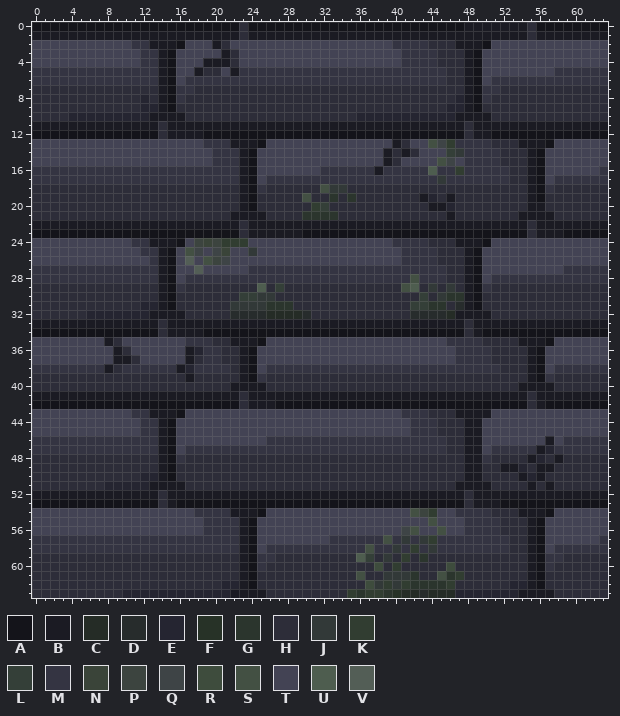
Two states of a pixel-art sprite, Mapping/Textures/Bricks.png. Above is the file before it was changed.
The file is 64x64 pixels. Colours within 5 levels of each other are drawn and written as one.
Palette (. is transparent): A #14141a  B #1b1b23  C #252c26  D #272c2c  E #252531  F #273227  G #2b352d  H #2d2d39  J #323938  K #313d31  L #343f38  M #343442  N #3a4439  P #3c443f  Q #3e4446  R #3e4c3d  S #435043  T #434354  U #4e5d4f  V #535e56
And afterwards:
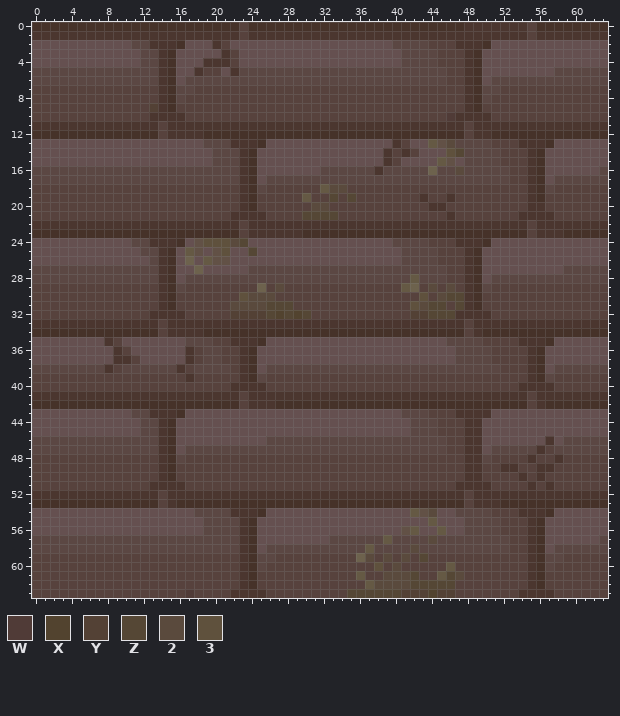
Colours new in this view: W #503b37  X #52432f  Y #534135  Z #554735  2 #5a4a3d  3 #5f513d
The edit:
colour A: #14141a -> #463229
colour B: #1b1b23 -> #4b362f
colour H: #2d2d39 -> #57423d
colour M: #343442 -> #5b4743
colour Q: #3e4446 -> #625146
colour S: #435043 -> #655944
colour T: #434354 -> #655050
colour U: #4e5d4f -> #6d624d
Changed rows in their new state; - is a pixel that keeps its letter.
first column x 4:
 8 --------H----------------------------------H
 9 --------HY--------------------------------HH
10 HHHHHHHHH-----------------------HHHHHHHHHHW-
13 ------------------------------------------2-
14 ------------------------------------------3Z
16 -------------------------------------------2
17 -----------------------------------------M--
18 -----------------------------22-------------
19 -----------------------------Z-Z--------H---
20 ---------------------------22-------------H-
21 --------------------------ZZZZ--------------
24 --------------Q3332Z------------------------
25 -----------------3--Z-----------------------
26 -------------U--Q---------------------------
27 --------------U-----------------------------
29 -----------------------2----------------2-2-
30 -------------------3222----------------3-2ZZ
31 --------HH--------2222ZZZ-------------32ZZ-Z
32 --HHHHHHH---------YYYYZXZXZ-----------YYZZZ-
first column x 17:
36 -H
38 H-
first column x 8:
47 -------------------------------------------------H
48 ------------------------------------------------H-
49 ----------------------------------------------H---
50 ----HH-----------------------------------------H--
51 HHHHH---------------------------------------------
54 -----------------------------------Q2-------------
57 ---------------------------------M-M2-------------
58 --------------------------------M-2-M-------------
59 -----------------------------2-2-2-Z--------------
60 ------------------------------3-2-----S-----------
61 -------------------------------222Z---Z2----------
62 -------------HH--------------S2222ZZZZZ------HH---
63 --HHHHHHHWHHHH-------------ZZZZZZYYYXYYHHHHHHH----
Pixel boxes of the changes (left, top, right, bottom) in both pictures:
changed: (32, 22, 608, 598)
